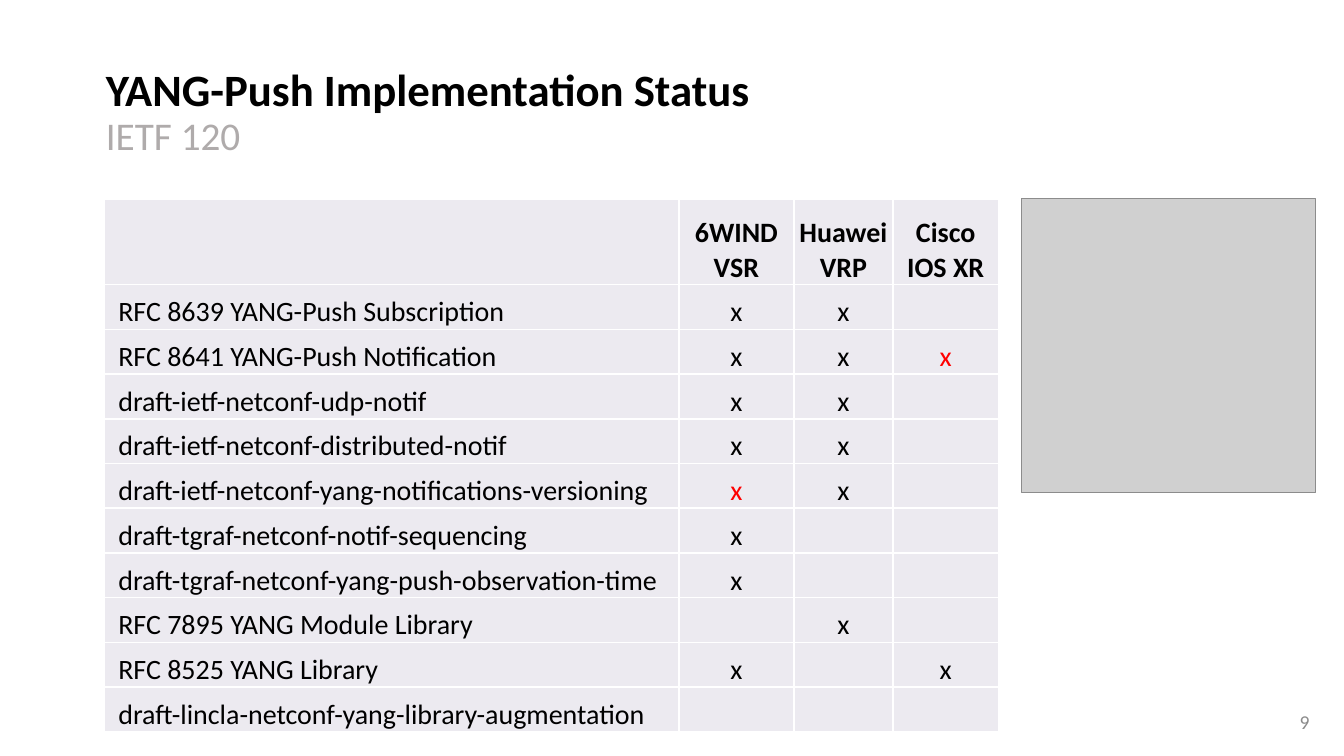
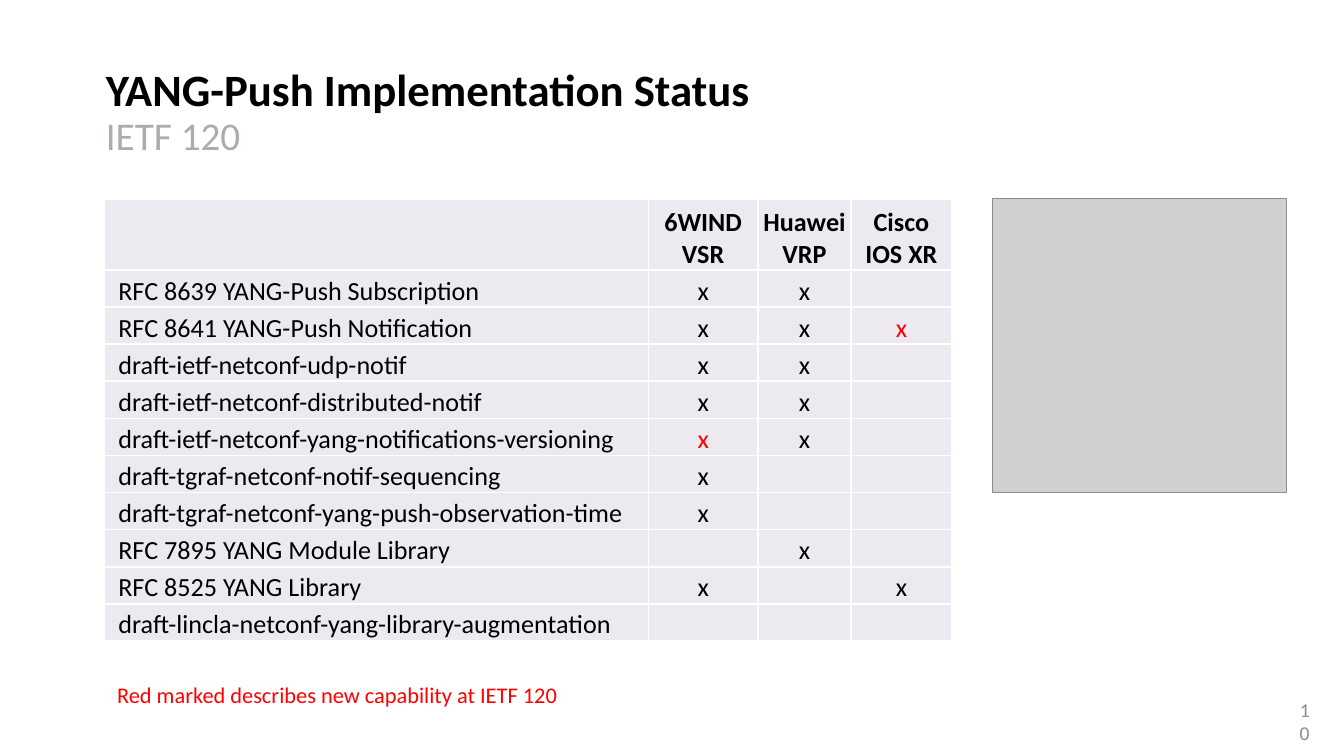
Before and after one commit to network-analytics/ietf-network-analytics-document-status, a slide deck: slide 10 of 120/Hackathon/ietf-120-hackathon-validate-yang-push-publisher.pptx (slide 9 before the commit). Drawn at 1344x756 pixels with LibreOffice and Linux fonts; fonts in the diff are those of the drawing; grey boxes stand for pictures. Boxes give left, top, right and bottom in pixels: in the first picture for what was removed or moved away, otherwise in the second. Text is boxed around its words. In the diff, an @@ line names an element or a change of style, - is before the commit and + after.

Commit message:
updated test results with Cisco IOS XR implementation

```diff
--- a/120/Hackathon/ietf-120-hackathon-validate-yang-push-publisher.pptx
+++ b/120/Hackathon/ietf-120-hackathon-validate-yang-push-publisher.pptx
@@ table at (103, 199, 952, 642) @@
@@ size 15 to 14 pt @@
@@ table: place and size @@
-table at (103, 199, 999, 733)
+table at (103, 199, 952, 642)
@@ picture: place and size @@
-picture at (1021, 199, 1316, 493)
+picture at (993, 199, 1288, 493)
@@ text added at (117, 687, 557, 707), 12 pt, text #FF0000 @@
+Red marked describes new capability at IETF 120
@@ page number at (1300, 716, 1310, 729): text changed @@
-9
+10
```
Also in this commit, not shown: 1 other slide changed, 1 slide added, 5 other files.
